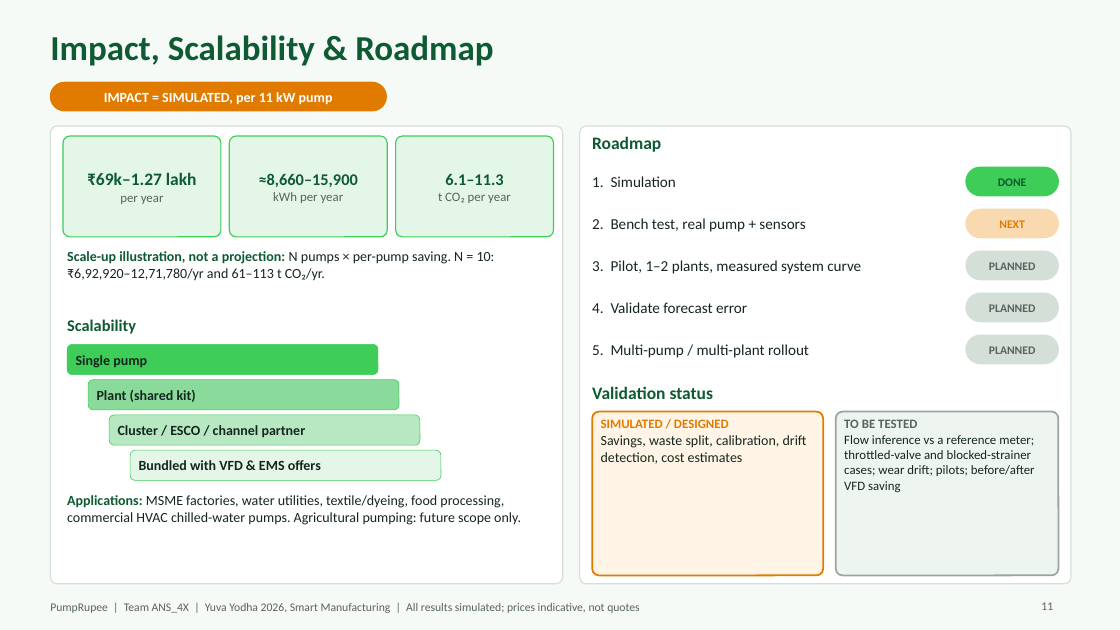
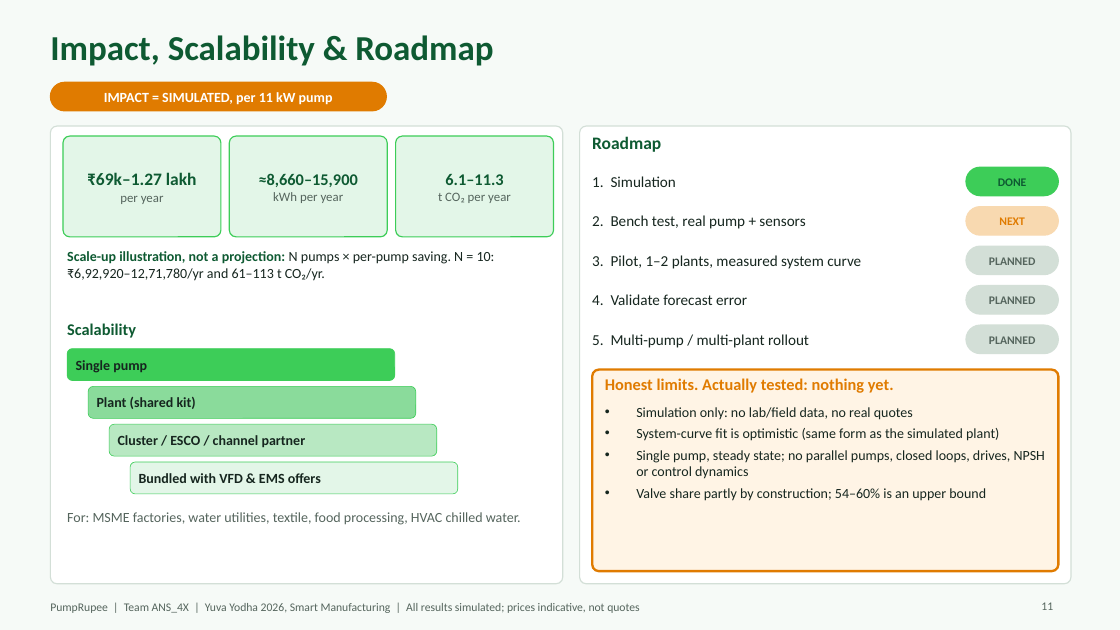
Before and after one commit to Adhi5504/Intelligent_BMS, a slide deck: slide 11 of yuva_yodha/submission/PumpRupee_ANS_4X_Yuva_Yodha.pptx. Drawn at 1120x630 pixels with LibreOffice and Linux fonts; fonts in the diff are those of the drawing. Boxes give left, top, right and bottom in pixels: in the first picture for what was removed or moved away, otherwise in the second. Text is boxed around its words. In the diff, an @@ line names an element or a change of style, - is before the commit and + after.

```diff
--- a/yuva_yodha/submission/PumpRupee_ANS_4X_Yuva_Yodha.pptx
+++ b/yuva_yodha/submission/PumpRupee_ANS_4X_Yuva_Yodha.pptx
@@ 3 texts, 2 rounded rectangles moved together from (x1=592, y1=251, x2=1059, y2=322) to (x1=592, y1=246, x2=1059, y2=314) @@
@@ text "Scalability" moved from (x1=67, y1=319, x2=136, y2=334) to (x1=67, y1=323, x2=136, y2=338) @@
@@ 3 texts, 1 rounded rectangle moved together from (x1=592, y1=302, x2=1059, y2=364) to (x1=592, y1=294, x2=1059, y2=354) @@
@@ rounded rectangle resized from (x1=67, y1=344, x2=378, y2=375) to (x1=67, y1=349, x2=395, y2=381) @@
@@ text "Single pump" moved from (x1=76, y1=355, x2=147, y2=368) to (x1=76, y1=360, x2=147, y2=373) @@
@@ rounded rectangle resized from (x1=88, y1=380, x2=399, y2=410) to (x1=88, y1=386, x2=416, y2=418) @@
@@ text "Plant (shared kit)" moved from (x1=97, y1=390, x2=196, y2=402) to (x1=97, y1=397, x2=196, y2=409) @@
@@ text removed at (x1=592, y1=386, x2=714, y2=399) @@
-Validation status
@@ rounded rectangle added at (x1=592, y1=370, x2=1059, y2=571), fill #FFF4E5, outline #E07B00 2 pt @@
@@ text added at (x1=605, y1=378, x2=894, y2=393), 14 pt, text #E07B00, bold @@
+Honest limits. Actually tested: nothing yet.
@@ rounded rectangle removed at (x1=592, y1=412, x2=823, y2=576) @@
@@ text at (x1=636, y1=407, x2=1045, y2=501): text changed @@
-SIMULATED / DESIGNED
-Savings, waste split, calibration, drift detection, cost estimates
+• Simulation only: no lab/field data, no real quotes
+• System-curve fit is optimistic (same form as the simulated plant)
+• Single pump, steady state; no parallel pumps, closed loops, drives, NPSH or control dynamics
+• Valve share partly by construction; 54–60% is an upper bound
@@ rounded rectangle removed at (x1=836, y1=412, x2=1059, y2=576) @@
@@ text removed at (x1=844, y1=419, x2=1035, y2=492) @@
-TO BE TESTED
-Flow inference vs a reference meter; throttled-valve and blocked-strainer cases; wear drift; pilots; before/after VFD saving
@@ rounded rectangle resized from (x1=109, y1=415, x2=420, y2=445) to (x1=109, y1=424, x2=437, y2=456) @@
@@ text "Cluster / ESCO / channel ..." moved from (x1=118, y1=425, x2=306, y2=437) to (x1=118, y1=435, x2=306, y2=447) @@
@@ proportions changed in 4 elements at (x1=67, y1=349, x2=395, y2=381), (x1=88, y1=386, x2=416, y2=418), (x1=109, y1=424, x2=437, y2=456), (x1=130, y1=462, x2=458, y2=494) @@
@@ rounded rectangle resized from (x1=130, y1=450, x2=441, y2=481) to (x1=130, y1=462, x2=458, y2=494) @@
@@ text "Bundled with VFD & EMS ..." moved from (x1=139, y1=460, x2=321, y2=470) to (x1=139, y1=473, x2=321, y2=483) @@
@@ text at (x1=67, y1=512, x2=521, y2=525): text changed; text colour #16261F to #55655D @@
-Applications: MSME factories, water utilities, textile/dyeing, food processing, commercial HVAC chilled-water pumps. Agricultural pumping: future scope only.
+For: MSME factories, water utilities, textile, food processing, HVAC chilled water.
```
Also in this commit, not shown: 2 other slides changed, 2 slides added, 2 slides removed, 4 other files.
